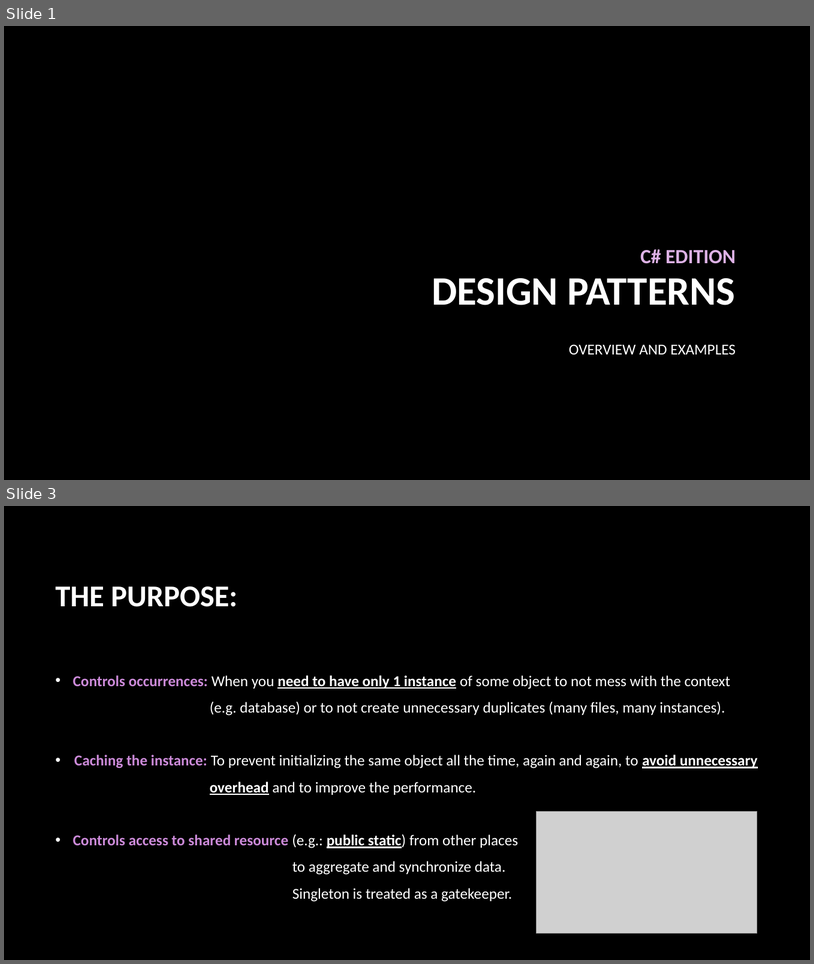
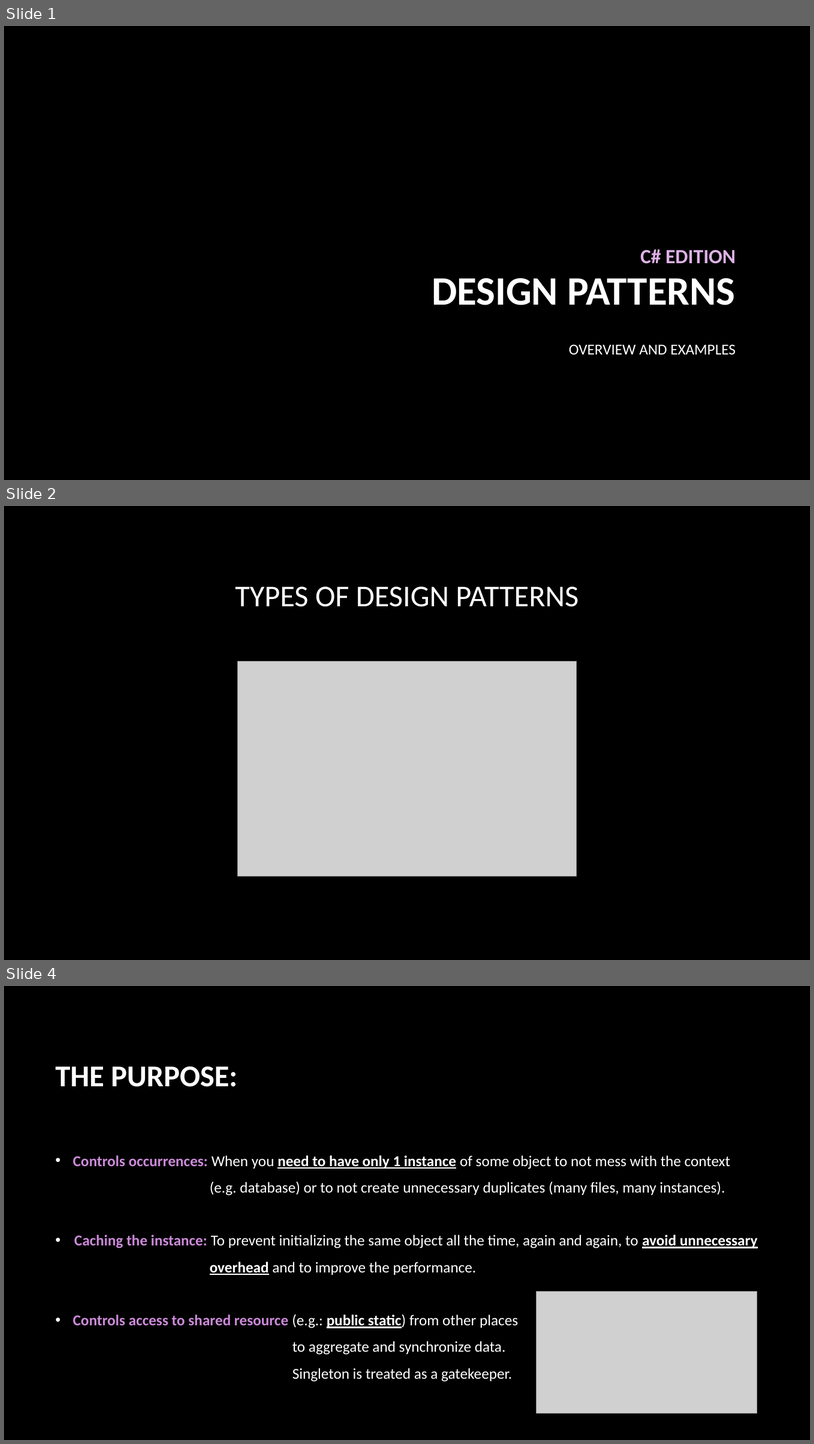
Before and after one commit to Thomas-M-Krystyan/ProgrammingWorkshops_DesignPatterns, a slide deck: Documentation/Design Patterns.pptx. Shown one above the other, each under a label of ours: slides 1 and 3 before the commit, slides 1, 2 and 4 after it; the slides between them are not shown. The pictures are 814x964 and 814x1444 pixels, drawn with LibreOffice and Linux fonts; fonts in the diff are those of the drawing; grey boxes stand for pictures; background and template pictures are left out. Boxes give left, top, right and bottom in pixels: in the first picture for what was removed or moved away, otherwise in the second. Text is boxed around its words. In the diff, an @@ line names an element or a change of style, - is before the commit and + after.

```diff
--- a/Documentation/Design Patterns.pptx
+++ b/Documentation/Design Patterns.pptx
@@ slide 2 added at [4, 506, 810, 960], background picture (left out) @@
@@ title added at [235, 586, 579, 607], 36 pt, text #FFFFFF @@
+TYPES OF DESIGN PATTERNS
@@ picture added at [237, 661, 576, 876] @@
@@ what was slide 3 is now slide 4 @@
```
Also in this commit, not shown: 2 slides changed, 6 other slides added.
